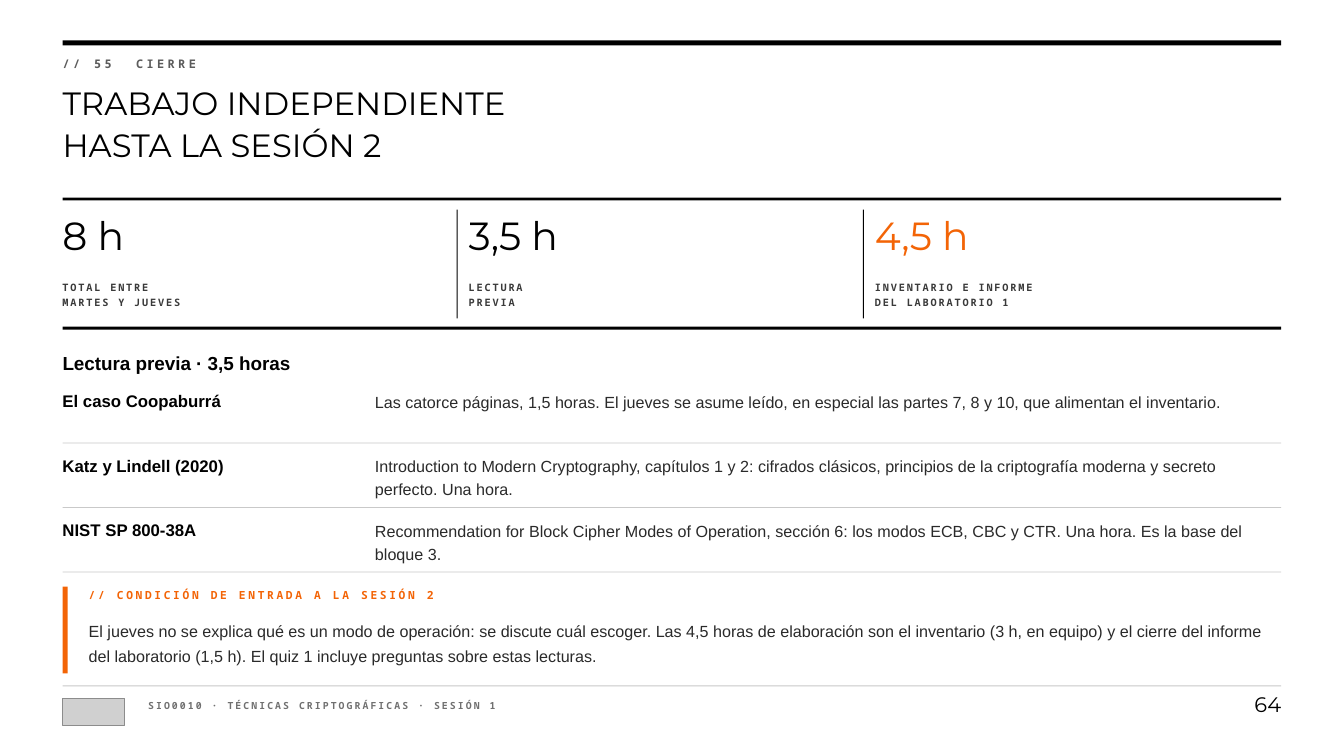
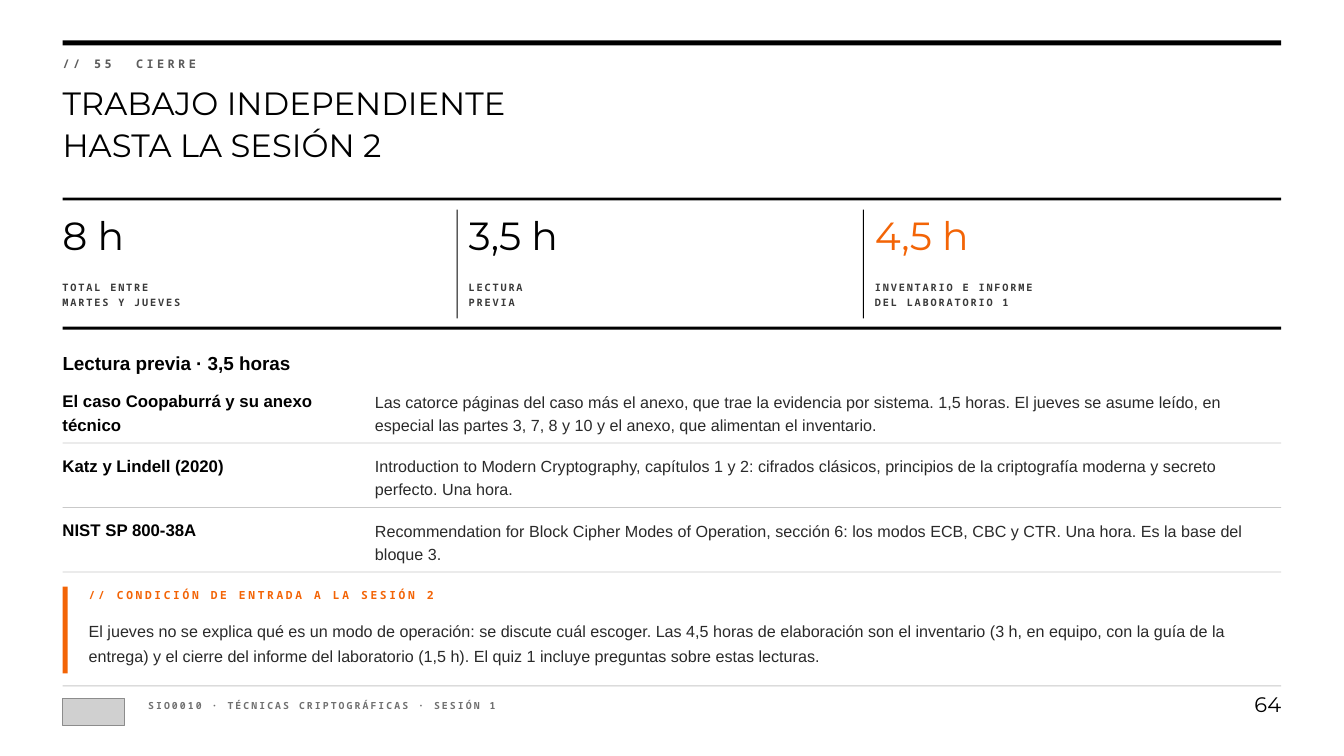
Before and after one commit to andresdapena81/sio0010-tecnicas-criptograficas, a slide deck: slide 64 of presentaciones/SIO0010-S1-Tecnicas-criptograficas.pptx. Drawn at 1344x756 pixels with LibreOffice and Linux fonts; fonts in the diff are those of the drawing; grey boxes stand for pictures. Boxes give left, top, right and bottom in pixels: in the first picture for what was removed or moved away, otherwise in the second. Text is boxed around its words. In the diff, an @@ line names an element or a change of style, - is before the commit and + after.

```diff
--- a/presentaciones/SIO0010-S1-Tecnicas-criptograficas.pptx
+++ b/presentaciones/SIO0010-S1-Tecnicas-criptograficas.pptx
@@ text at [62,394,312,431]: text changed @@
-El caso Coopaburrá
+El caso Coopaburrá y su anexo técnico
@@ text at [375,396,1221,435]: text changed @@
-Las catorce páginas, 1,5 horas. El jueves se asume leído, en especial las partes 7, 8 y 10, que alimentan el inventario.
+Las catorce páginas del caso más el anexo, que trae la evidencia por sistema. 1,5 horas. El jueves se asume leído, en especial las partes 3, 7, 8 y 10 y el anexo, que alimentan el inventario.
@@ text at [89,625,1225,666]: text changed @@
-El jueves no se explica qué es un modo de operación: se discute cuál escoger. Las 4,5 horas de elaboración son el inventario (3 h, en equipo) y el cierre del informe del laboratorio (1,5 h). El quiz 1 incluye preguntas sobre estas lecturas.
+El jueves no se explica qué es un modo de operación: se discute cuál escoger. Las 4,5 horas de elaboración son el inventario (3 h, en equipo, con la guía de la entrega) y el cierre del informe del laboratorio (1,5 h). El quiz 1 incluye preguntas sobre estas lecturas.
```
Also in this commit, not shown: 1 other slide changed, 21 other files.
